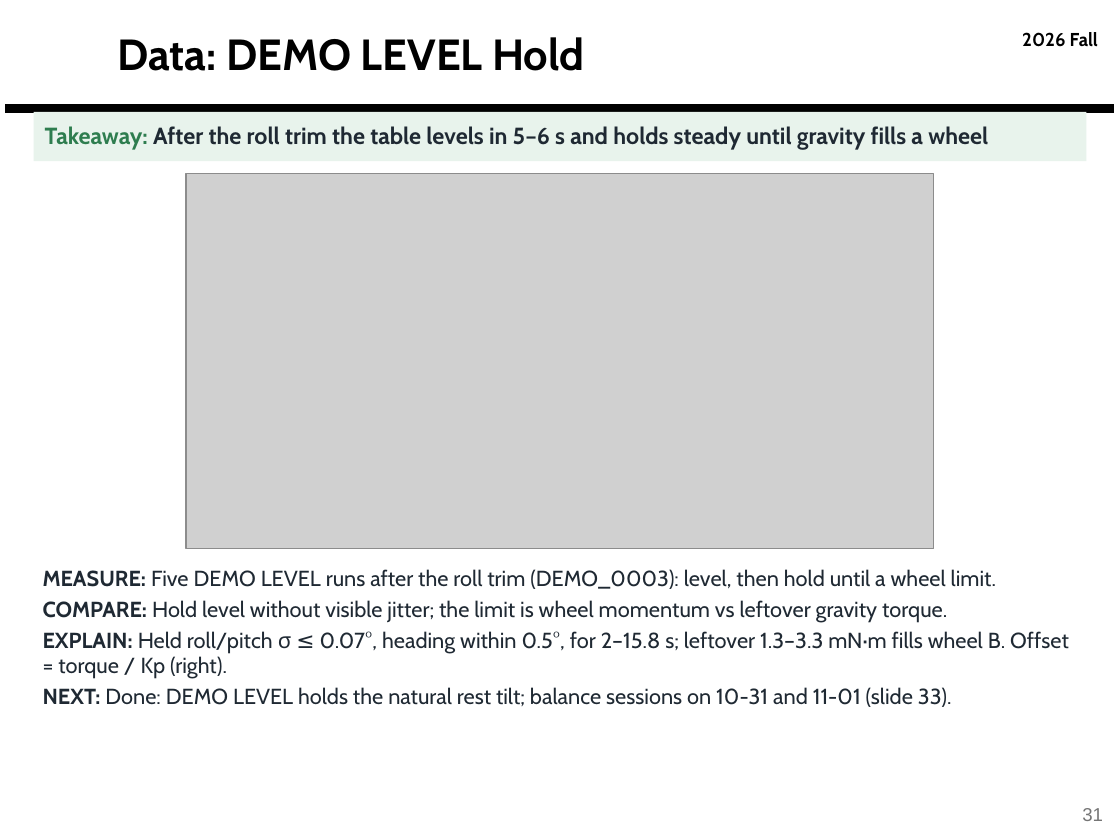
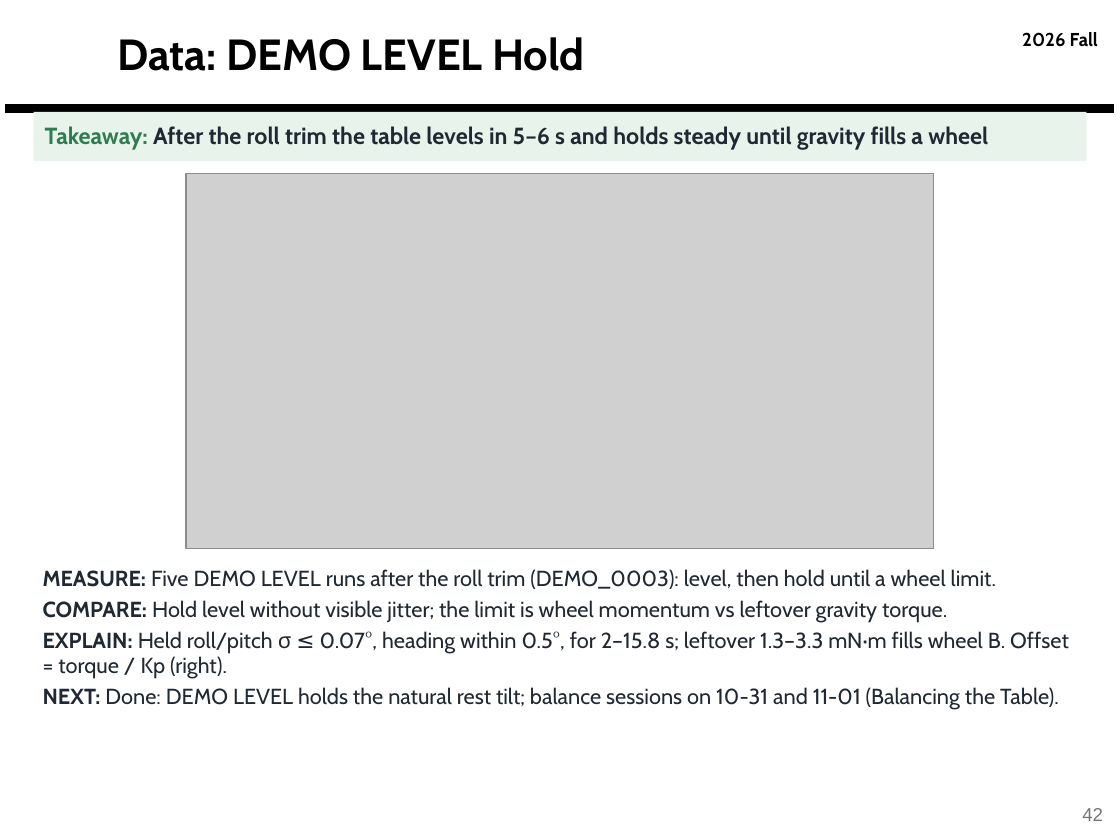
Before and after one commit to derek-weissinger-usafa/Astro-331-Lab-8, a slide deck: slide 42 of Reports/Astro 331 Lab 8_2_3 Body Final Pres.pptx (slide 31 before the commit). Drawn at 1120x840 pixels with LibreOffice and Linux fonts; fonts in the diff are those of the drawing; grey boxes stand for pictures; background and template pictures are left out. Boxes give left, top, right and bottom in pixels: in the first picture for what was removed or moved away, otherwise in the second. Text is boxed around its words. In the diff, an @@ line names an element or a change of style, - is before the commit and + after.

```diff
--- a/Reports/Astro 331 Lab 8_2_3 Body Final Pres.pptx
+++ b/Reports/Astro 331 Lab 8_2_3 Body Final Pres.pptx
@@ text at [43,687,1059,709]: text changed @@
-NEXT: Done: DEMO LEVEL holds the natural rest tilt; balance sessions on 10-31 and 11-01 (slide 33).
+NEXT: Done: DEMO LEVEL holds the natural rest tilt; balance sessions on 10-31 and 11-01 (Balancing the Table).
@@ page number at [1082,808,1103,821]: text changed @@
-31
+42
```
Also in this commit, not shown: 13 other slides changed, 2 slides added, 1 other file.
